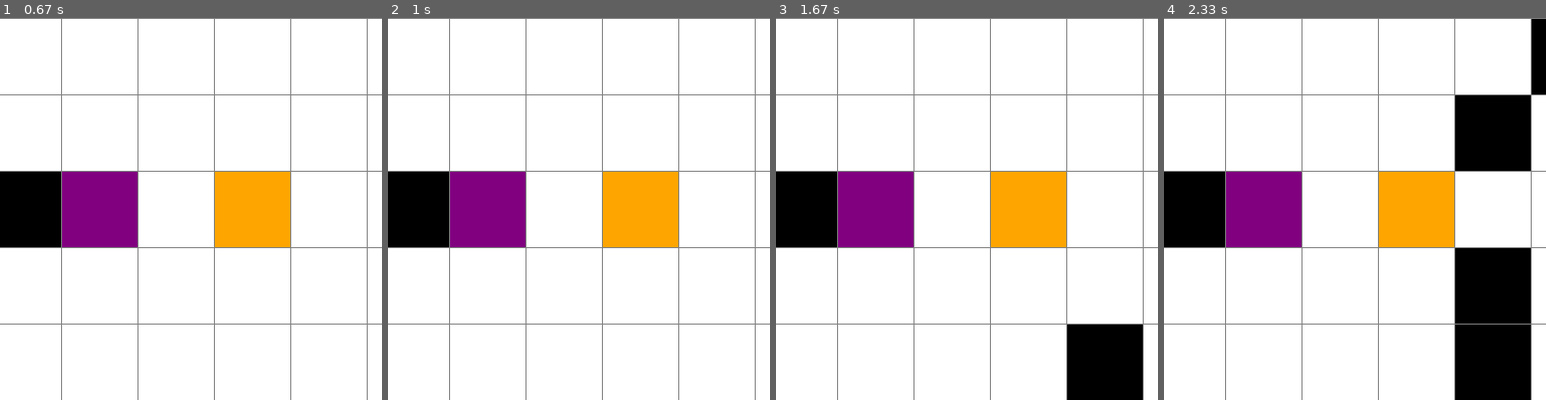
Above: before the commit, frames 1-4 (left to right).
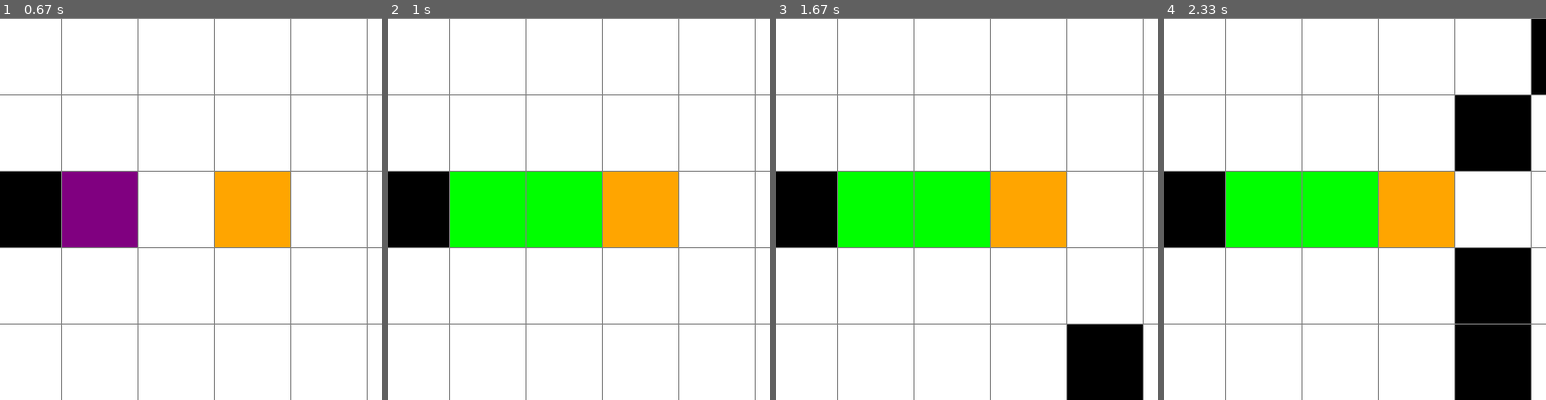
Above: after the commit, the same moments.

Repository: moySistemas/inteligencia_artificial
Game: pygame game, started from proyecto1/algoritmo_a.py
The game is run twice, just before and just after one commit, with the same random seed, the same clock (stepped at 60 frames per second) and the same inputs.
Inputs (mouse positions are % of the whole screen's width and height, from its top left):
- Up to frame 1 (0.67 s): press the mouse at (50, 57) at 0.37 s; move the mouse to (38, 54) at 0.47 s; release the mouse at (26, 51) at 0.6 s
- Up to frame 2 (1 s): tap Space at 0.67 s
- Up to frame 3 (1.67 s): press the mouse at (50, 57) at 1.03 s; move the mouse to (32, 52) at 1.13 s; release the mouse at (14, 47) at 1.27 s; press the mouse at (50, 57) at 1.37 s; move the mouse to (69, 72) at 1.47 s; release the mouse at (88, 88) at 1.6 s
- Up to frame 4 (2.33 s): press the mouse at (50, 57) at 1.7 s; move the mouse to (68, 66) at 1.8 s; release the mouse at (85, 76) at 1.93 s; press the mouse at (50, 57) at 2.03 s; move the mouse to (61, 44) at 2.13 s; release the mouse at (71, 32) at 2.27 s
The pictures show only the part of the screen within x 22-72%, y 30-80%; the shares and areas given below are measured in that part.

Frame 1 is identical in both runs. In frame 2, 7.8% of the frame differs, in the area x 16-56%, y 40-60%; in frame 3, 7.8%; in frame 4, 7.8%.

Commit message:
Implementacion del algotimo A en la GUI

Diff:
--- a/proyecto1/algoritmo_a.py
+++ b/proyecto1/algoritmo_a.py
@@ -1,4 +1,5 @@
 import pygame
+import numpy as np
 
 # Configuraciones iniciales
 ANCHO_VENTANA = 800
@@ -13,6 +14,17 @@
 ROJO = (255, 0, 0)
 NARANJA = (255, 165, 0)
 PURPURA = (128, 0, 128)
+
+# Definición del mapa
+def crear_grid(filas, ancho):
+    grid = []
+    ancho_nodo = ancho // filas
+    for i in range(filas):
+        grid.append([])
+        for j in range(filas):
+            nodo = Nodo(i, j, ancho_nodo, filas)
+            grid[i].append(nodo)
+    return grid
 
 class Nodo:
     def __init__(self, fila, col, ancho, total_filas):
@@ -51,16 +63,6 @@
     def dibujar(self, ventana):
         pygame.draw.rect(ventana, self.color, (self.x, self.y, self.ancho, self.ancho))
 
-def crear_grid(filas, ancho):
-    grid = []
-    ancho_nodo = ancho // filas
-    for i in range(filas):
-        grid.append([])
-        for j in range(filas):
-            nodo = Nodo(i, j, ancho_nodo, filas)
-            grid[i].append(nodo)
-    return grid
-
 def dibujar_grid(ventana, filas, ancho):
     ancho_nodo = ancho // filas
     for i in range(filas):
@@ -84,28 +86,57 @@
     col = x // ancho_nodo
     return fila, col
 
+# Función heurística - Distancia de Manhattan
+def heuristica(nodo_actual, nodo_destino):
+    return abs(nodo_actual[0] - nodo_destino[0]) + abs(nodo_actual[1] - nodo_destino[1])
+
+# Función A*
+def algoritmo_a_estrella(mapa, inicio, meta):
+    lista_abierta = [inicio]
+    camino_desde = {}
+    costo_real = {inicio: 0}
+    costo_estimado = {inicio: heuristica(inicio, meta)}
+
+    while lista_abierta:
+        nodo_actual = min(lista_abierta, key=lambda x: costo_estimado.get(x, float('inf')))
+
+        if nodo_actual == meta:
+            camino = []
+            while nodo_actual in camino_desde:
+                camino.append(nodo_actual)
+                nodo_actual = camino_desde[nodo_actual]
+            return camino[::-1]
+
+        lista_abierta.remove(nodo_actual)
+
+        for movimiento_fila, movimiento_columna in movimientos:
+            vecino = (nodo_actual[0] + movimiento_fila, nodo_actual[1] + movimiento_columna)
+
+            if 0 <= vecino[0] < 10 and 0 <= vecino[1] < 10 and mapa[vecino] == 0:
+                costo_tentativo = costo_real[nodo_actual] + 1
+                if vecino not in costo_real or costo_tentativo < costo_real[vecino]:
+                    camino_desde[vecino] = nodo_actual
+                    costo_real[vecino] = costo_tentativo
+                    costo_estimado[vecino] = costo_tentativo + heuristica(vecino, meta)
+                    if vecino not in lista_abierta:
+                        lista_abierta.append(vecino)
+
+    return None
+
+# Configuración de la cuadrícula y movimientos
+movimientos = [(0, 1), (1, 0), (0, -1), (-1, 0)]
+
 def main(ventana, ancho):
     FILAS = 10
     grid = crear_grid(FILAS, ancho)
 
     inicio = None
     fin = None
-    #En esta lista voy a guardar los obstaculos
     obstaculos = []
 
-    #La matriz vacia. En este punto no tiene
-    #ni los obstaculos ni inicio ni fin
-    matriz = []
-    for i in range(FILAS):
-        fila = []
-        for j in range(FILAS):
-            fila.append('.')
-        matriz.append(fila)
+    matriz = [['.' for _ in range(FILAS)] for _ in range(FILAS)]
 
-
-    #print(matriz)
     corriendo = True
-
     while corriendo:
         dibujar(ventana, grid, FILAS, ancho)
         for event in pygame.event.get():
@@ -119,21 +150,19 @@
                 if not inicio and nodo != fin:
                     inicio = nodo
                     inicio.hacer_inicio()
-                    #Aqui se envia un marcador a la matriz (0 para el inciio)
                     matriz[fila][col] = '0'
                     print(f"Inicio: {inicio.get_pos()}")
 
                 elif not fin and nodo != inicio:
                     fin = nodo
                     fin.hacer_fin()
-                    #Aqui se envia un marcador a la matriz (1 para el fin)
                     matriz[fila][col] = '1'
                     print(f"Fin: {fin.get_pos()}")
 
                 elif nodo != fin and nodo != inicio:
                     nodo.hacer_pared()
                     obstaculos.append((fila,col))
-                    matriz[fila][col] = 'X' #Se envia un X para los obstaculos
+                    matriz[fila][col] = 'X'
                     print(f"Obstaculo detectado en: ({fila},{col})")
 
             elif pygame.mouse.get_pressed()[2]:  # Click derecho
@@ -146,8 +175,22 @@
                 elif nodo == fin:
                     fin = None
 
-    for fila in matriz:
-        print(' '.join(fila))
+            if event.type == pygame.KEYDOWN:
+                if event.key == pygame.K_SPACE and inicio and fin:
+                    print("Ejecutando búsqueda A*...")
+                    mapa = np.zeros((FILAS, FILAS), dtype=int)
+                    for fila in range(FILAS):
+                        for col in range(FILAS):
+                            if grid[fila][col].es_pared():
+                                mapa[fila, col] = 1  # Obstacle
+
+                    camino_optimo = algoritmo_a_estrella(mapa, inicio.get_pos(), fin.get_pos())
+                    if camino_optimo:
+                        for posicion in camino_optimo:
+                            fila, col = posicion
+                            grid[fila][col].color = VERDE
+                    else:
+                        print("No hay camino disponible.")
 
     pygame.quit()
 
--- a/proyecto1/algoritmo_a_si.py
+++ b/proyecto1/algoritmo_a_si.py
@@ -13,8 +13,10 @@
 #El formato es: fila, columna
 #En la fila 3 y en la columna del 3 a 6 se asigna un 1 (obstaculo)
 #En la fila 6 y en la columna del 2 a 7 se asigna un 1 (obstaculo)
-mapa[3, 3:7] = 1
+mapa[3,3:7] = 1
 mapa[6, 2:8] = 1
+mapa[5,5] = 1
+mapa[4,6] = 1
 
 
 #Inicio(punto de partida), meta(punto final)
@@ -22,8 +24,8 @@
 #El 3 es inicio y el 4 fin
 inicio = (2,3)
 meta = (7,8)
-mapa[inicio] = 3
-mapa[meta] = 4
+#mapa[inicio] = 3
+#mapa[meta] = 4
 
 # Movimientos posibles: (fila, columna)
 #Los moviemientos son: Derecha, abajo, izquierda, arriba
